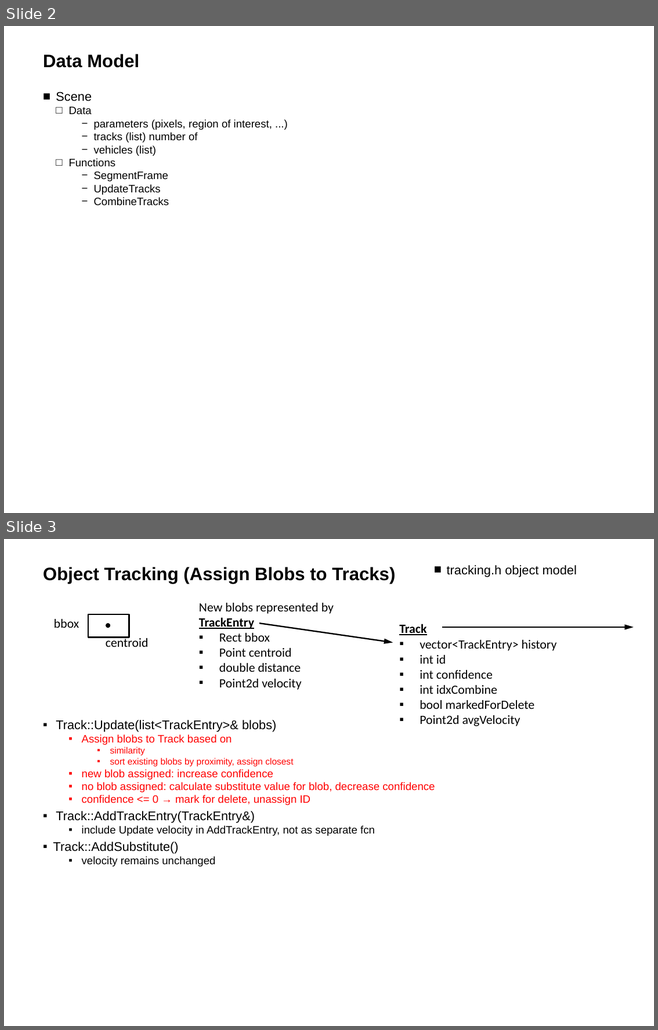
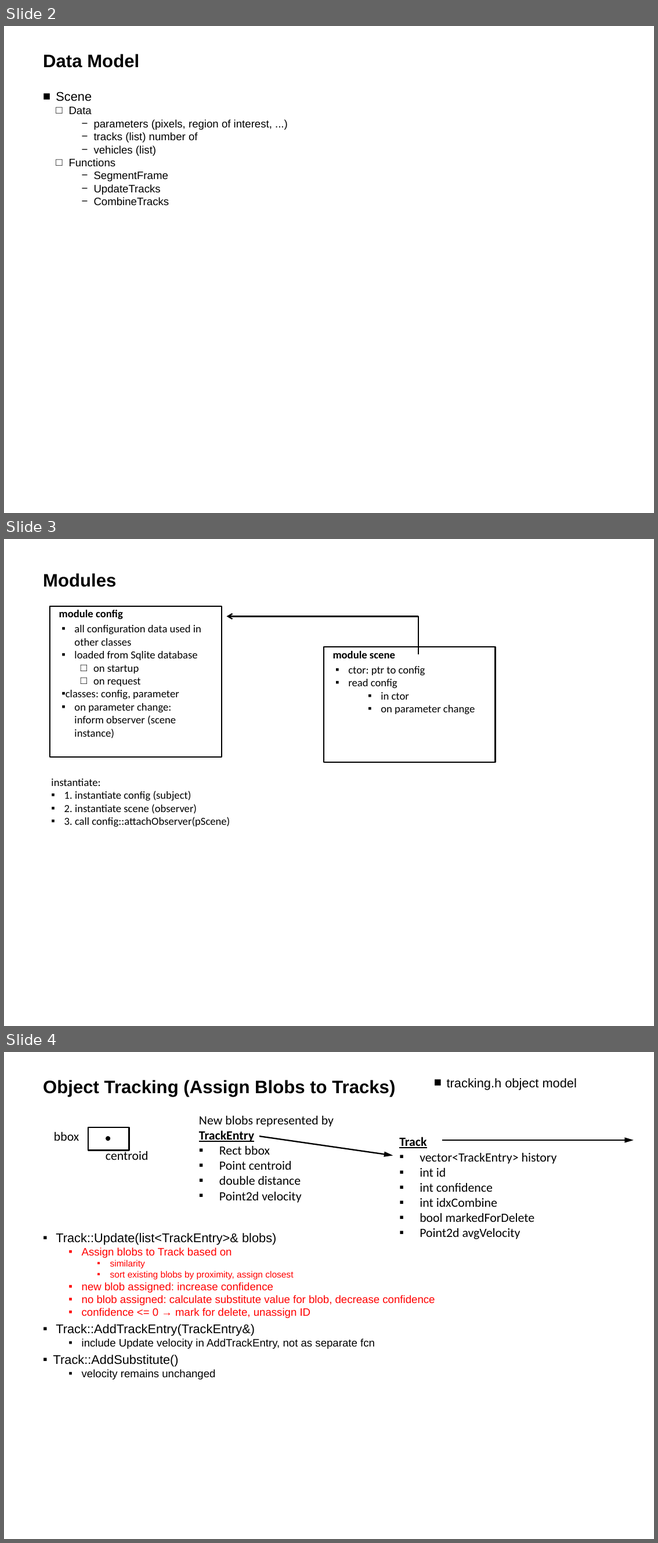
Before and after one commit to HwyToHell/CarCount, a slide deck: MotionDetection+ObjectTrackingV4.pptx. Shown one above the other, each under a label of ours: slides 2 and 3 before the commit, slides 2, 3 and 4 after it. The pictures are 658x1030 and 658x1543 pixels, drawn with LibreOffice and Linux fonts; fonts in the diff are those of the drawing. Boxes give left, top, right and bottom in pixels: in the first picture for what was removed or moved away, otherwise in the second. Text is boxed around its words. In the diff, an @@ line names an element or a change of style, - is before the commit and + after.

Commit message:
snippest cleared, config + observer

```diff
--- a/MotionDetection+ObjectTrackingV4.pptx
+++ b/MotionDetection+ObjectTrackingV4.pptx
@@ slide 3 added at [4, 539, 654, 1026], background #FFFFFF @@
@@ title added at [43, 573, 116, 587], 20 pt, text #000000, bold @@
+Modules
@@ rectangle added at [50, 606, 221, 756], outline #000000 1.5 pt @@
@@ text added at [59, 610, 123, 619], 12 pt, text #000000, bold @@
+module config
@@ text added at [65, 625, 201, 739], 12 pt, text #000000 @@
+  ▪ all configuration data used in other classes
+  ▪ loaded from Sqlite database
+      □ on startup
+      □ on request
+    ▪ classes: config, parameter
+    ▪ on parameter change:
+      inform observer (scene instance)
@@ arrow added from (419, 616) to (227, 616), #000000 1.5 pt @@
@@ line added from (419, 654) to (419, 616), #000000 1.5 pt @@
@@ rectangle added at [324, 647, 495, 762], outline #000000 1.5 pt @@
@@ text added at [333, 651, 395, 658], 12 pt, text #000000, bold @@
+module scene
@@ text added at [348, 666, 474, 715], 12 pt, text #000000 @@
+  ▪ ctor: ptr to config
+  ▪ read config
+    ▪ in ctor
+    ▪ on parameter change
@@ text added at [51, 779, 230, 827], 12 pt, text #000000 @@
+  instantiate:
+  ▪ 1. instantiate config (subject)
+  ▪ 2. instantiate scene (observer)
+  ▪ 3. call config::attachObserver(pScene)
@@ what was slide 3 is now slide 4 @@
```
Also in this commit, not shown: 39 other files.
